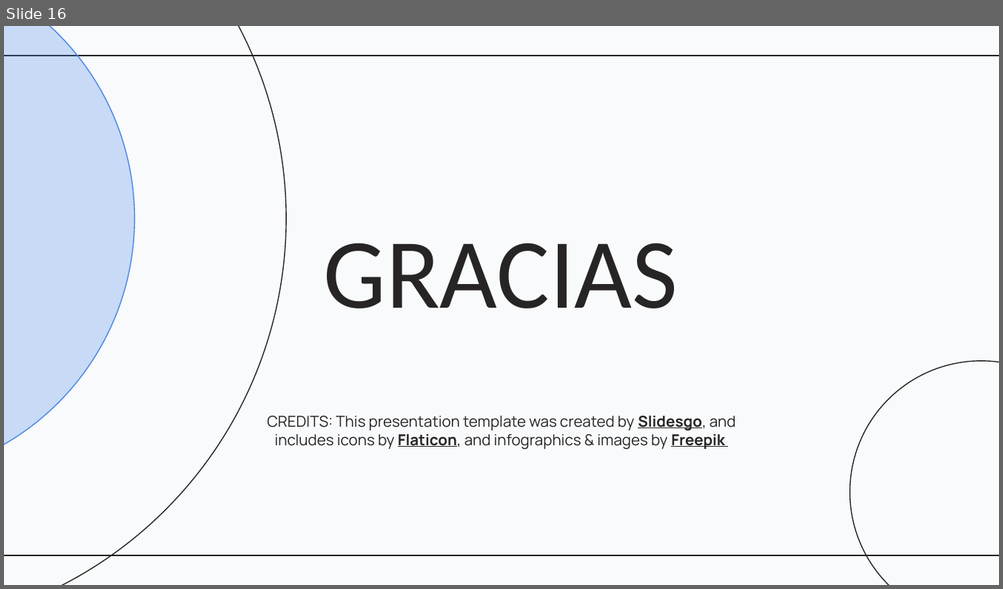
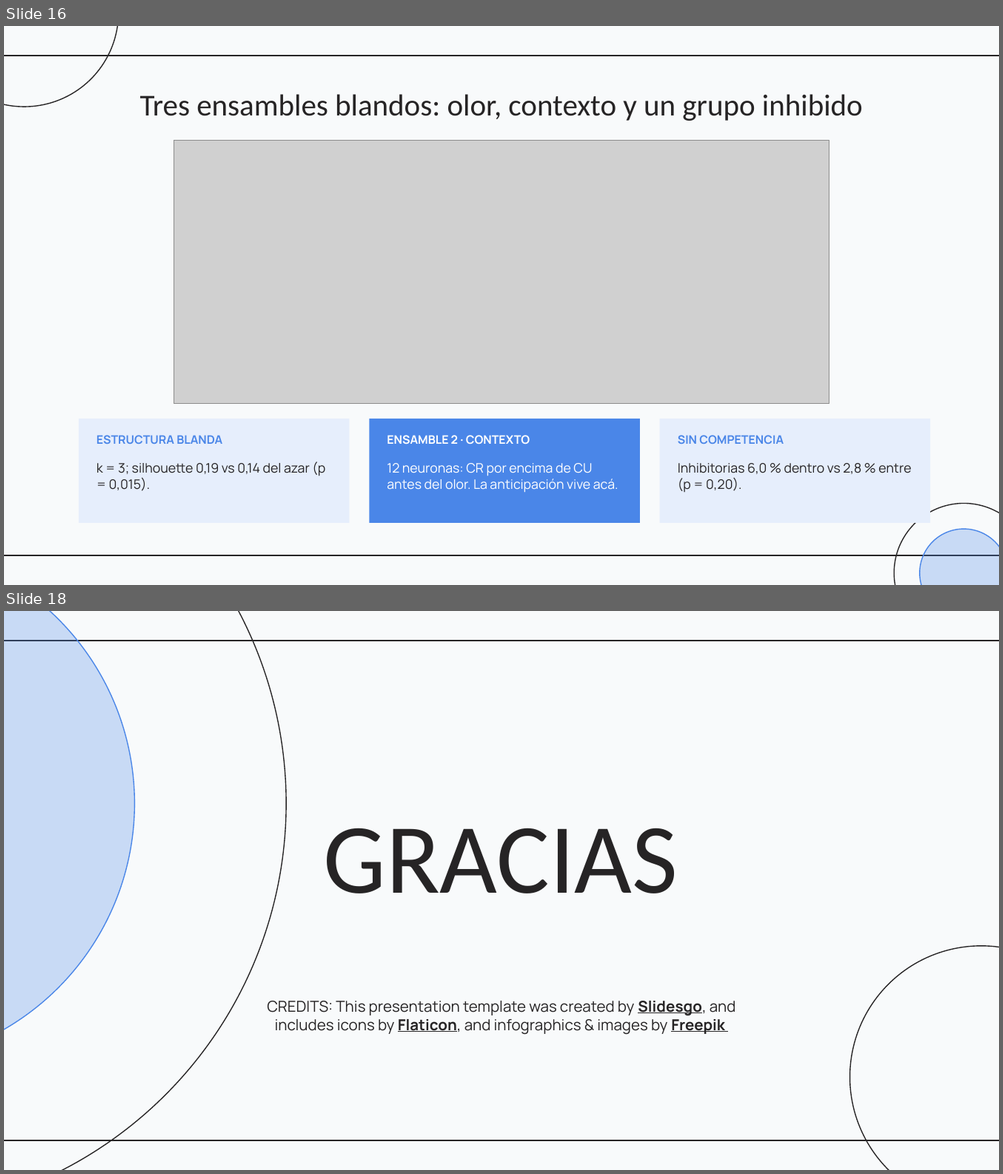
Before and after one commit to SantiNG101/final-neuro, a slide deck: presentacion/presentacion_trabajo_final.pptx. Shown one above the other, each under a label of ours: slide 16 before the commit, slides 16 and 18 after it; the slides between them are not shown. The pictures are 1003x589 and 1003x1174 pixels, drawn with LibreOffice and Linux fonts; fonts in the diff are those of the drawing; grey boxes stand for pictures. Boxes give left, top, right and bottom in pixels: in the first picture for what was removed or moved away, otherwise in the second. Text is boxed around its words. In the diff, an @@ line names an element or a change of style, - is before the commit and + after.

```diff
--- a/presentacion/presentacion_trabajo_final.pptx
+++ b/presentacion/presentacion_trabajo_final.pptx
@@ slide 16 added at bbox=[4, 26, 999, 585], background #F8FAFB; not listed: 2 template elements that a slide beside it also shows @@
@@ ellipse added at bbox=[4, 26, 119, 107], outline #262425 0.75 pt @@
@@ title added at bbox=[140, 94, 862, 121], 22 pt, text #262425 @@
+Tres ensambles blandos: olor, contexto y un grupo inhibido
@@ picture added at bbox=[174, 141, 830, 404] @@
@@ rectangle added at bbox=[79, 419, 349, 523], fill #E6EEFC @@
@@ rectangle added at bbox=[369, 419, 640, 523], fill #4A86E8 @@
@@ rectangle added at bbox=[660, 419, 930, 523], fill #E6EEFC @@
@@ text added at bbox=[96, 435, 222, 444], 8.5 pt, text #4A86E8, bold @@
+ESTRUCTURA BLANDA
@@ text added at bbox=[387, 435, 530, 444], 8.5 pt, text #FFFFFF, bold @@
+ENSAMBLE 2 · CONTEXTO
@@ text added at bbox=[677, 435, 783, 444], 8.5 pt, text #4A86E8, bold @@
+SIN COMPETENCIA
@@ text added at bbox=[96, 462, 325, 491], 9.5 pt, text #262425 @@
+k = 3; silhouette 0,19 vs 0,14 del azar (p = 0,015).
@@ text added at bbox=[387, 463, 618, 493], 9.5 pt, text #FFFFFF @@
+12 neuronas: CR por encima de CU antes del olor. La anticipación vive acá.
@@ text added at bbox=[677, 463, 910, 493], 9.5 pt, text #262425 @@
+Inhibitorias 6,0 % dentro vs 2,8 % entre (p = 0,20).
@@ ellipse added at bbox=[894, 503, 999, 585], outline #262425 0.75 pt @@
@@ ellipse added at bbox=[919, 529, 999, 585], fill #4A86E8 at 27% opacity, outline #4A86E8 0.75 pt @@
@@ what was slide 16 is now slide 18 @@
```
Also in this commit, not shown: 6 slides changed, 2 other slides added, 1 slide removed, 5 other files.
